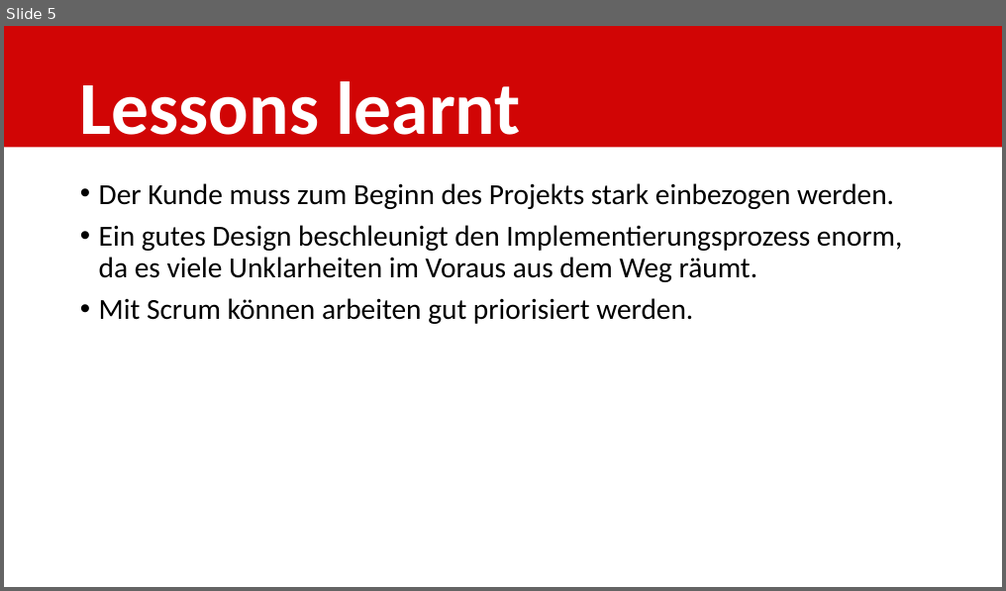
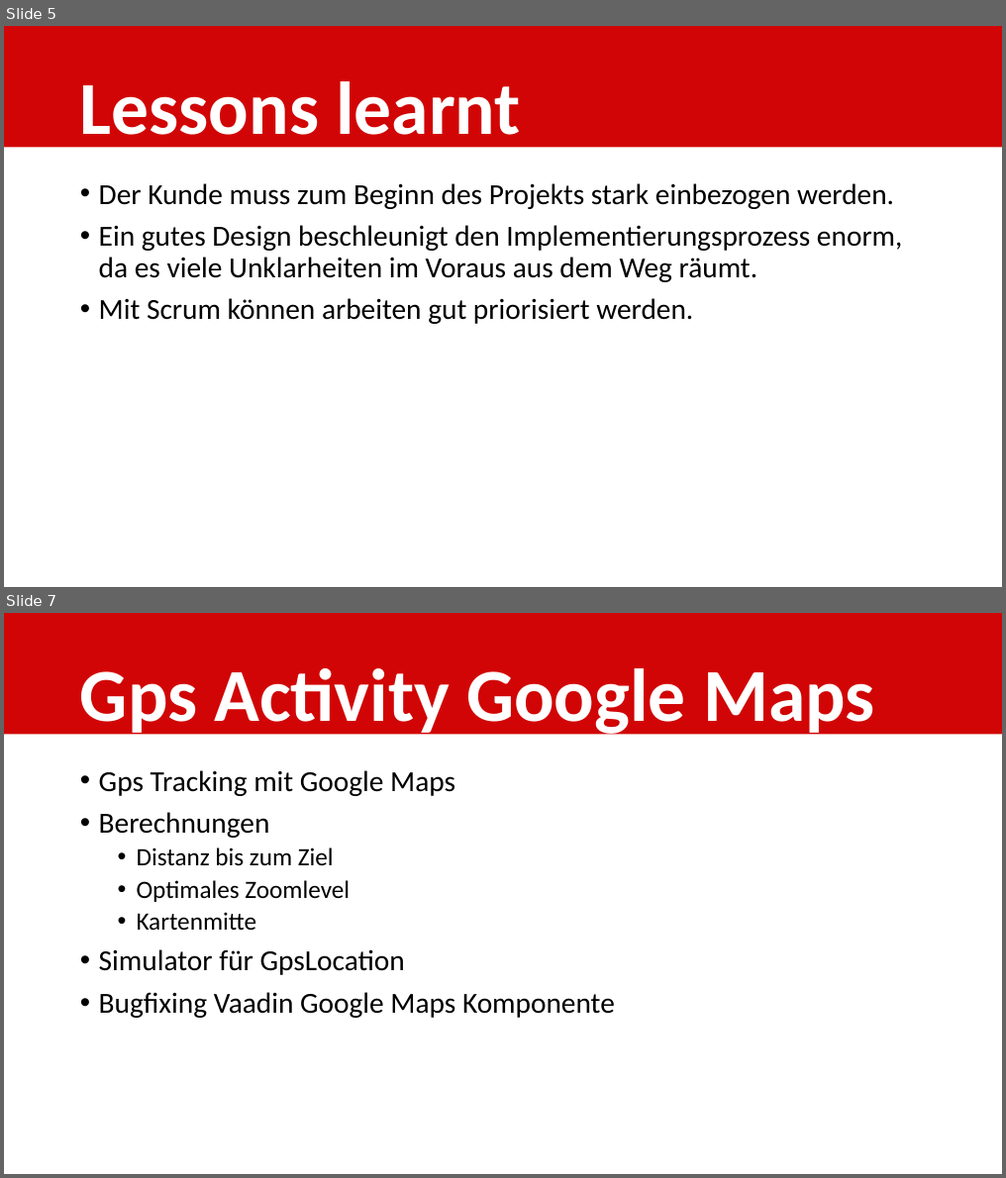
Before and after one commit to shylux/ch.bfh.bti7081.s2015.rot, a slide deck: doc/task14/Schlusspräsentation.pptx. Shown one above the other, each under a label of ours: slide 5 before the commit, slides 5 and 7 after it; the slides between them are not shown. The pictures are 1006x591 and 1006x1178 pixels, drawn with LibreOffice and Linux fonts; fonts in the diff are those of the drawing. Boxes give left, top, right and bottom in pixels: in the first picture for what was removed or moved away, otherwise in the second. Text is boxed around its words. In the diff, an @@ line names an element or a change of style, - is before the commit and + after.

Commit message:
working on presentation

```diff
--- a/doc/task14/Schlusspräsentation.pptx
+++ b/doc/task14/Schlusspräsentation.pptx
@@ slide 7 added at [4, 613, 1002, 1174], background #FFFFFF @@
@@ rectangle added at [4, 613, 1002, 735], fill #D10505 @@
@@ title added at [80, 668, 875, 738], 72 pt, text #FFFFFF, bold @@
+Gps Activity Google Maps
@@ text added at [99, 770, 615, 1018], 28 pt, text #000000 @@
+• Gps Tracking mit Google Maps
+• Berechnungen
+  • Distanz bis zum Ziel
+  • Optimales Zoomlevel
+  • Kartenmitte
+• Simulator für GpsLocation
+• Bugfixing Vaadin Google Maps Komponente
```
Also in this commit, not shown: 1 slide changed, 4 other slides added, 2 other files.
